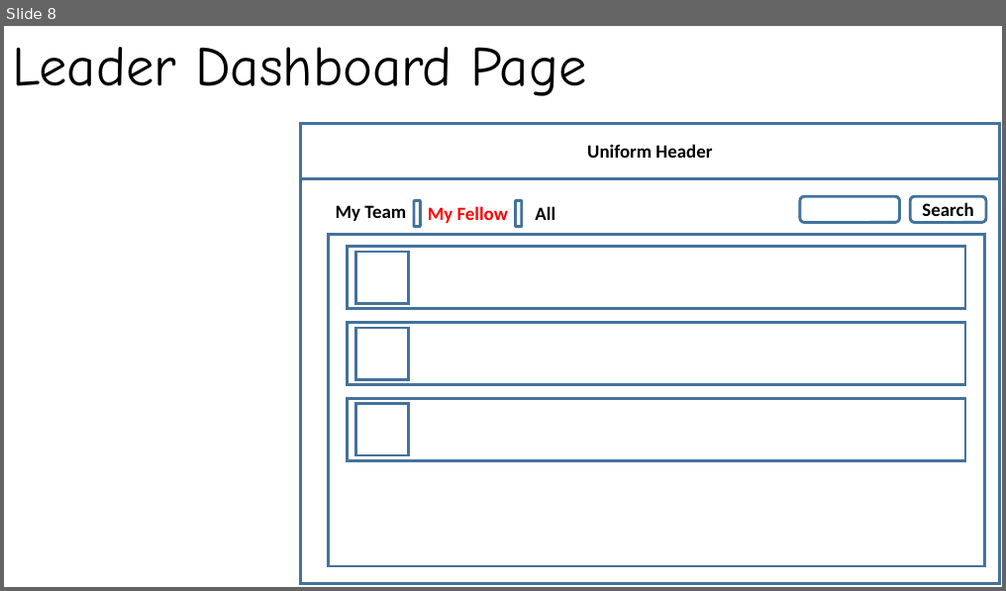
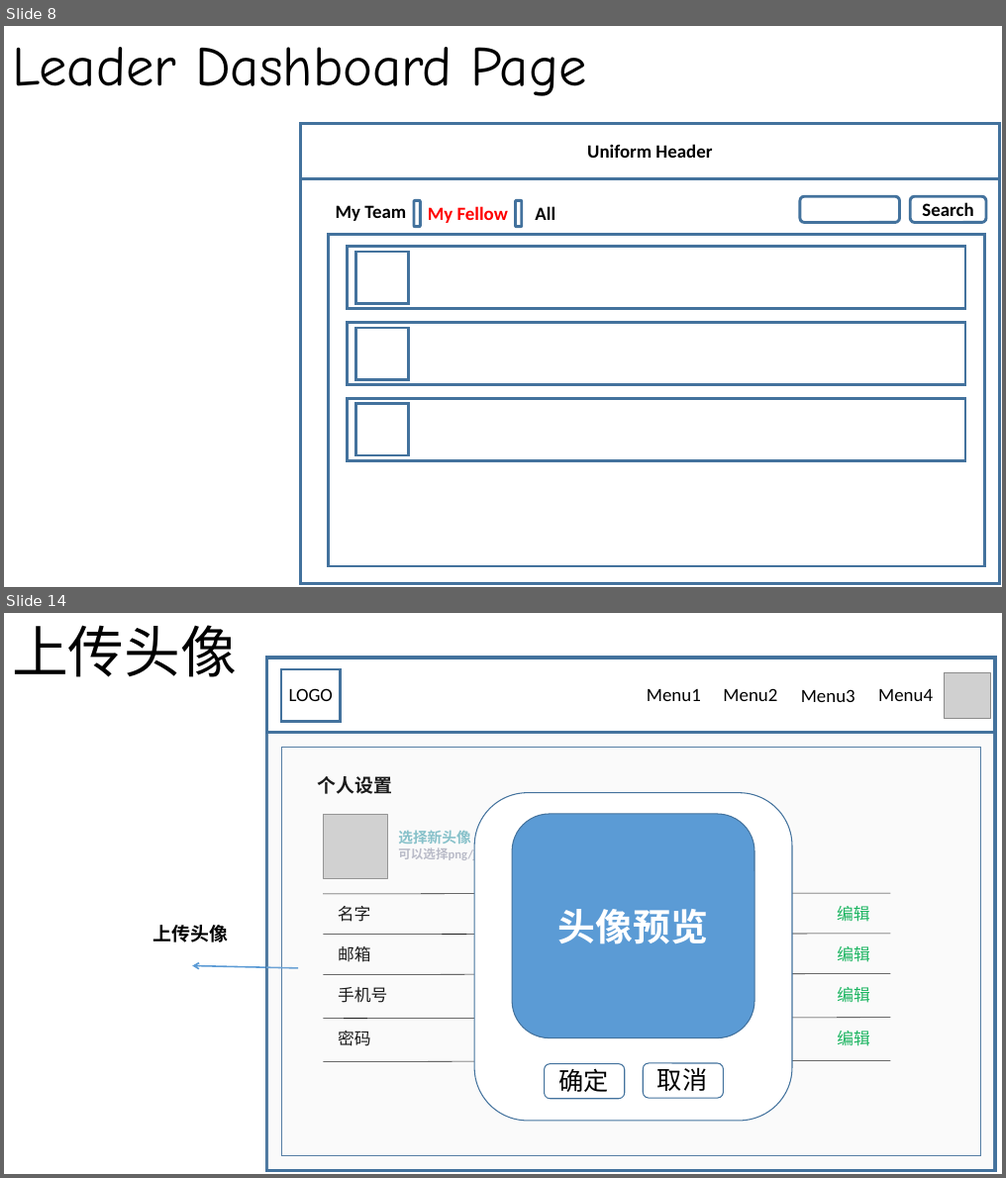
Before and after one commit to Aiyoumi-FE/ONE-TEAM, a slide deck: pageDesign.pptx. Shown one above the other, each under a label of ours: slide 8 before the commit, slides 8 and 14 after it; the slides between them are not shown. The pictures are 1006x591 and 1006x1178 pixels, drawn with LibreOffice and Linux fonts; fonts in the diff are those of the drawing; grey boxes stand for pictures. Boxes give left, top, right and bottom in pixels: in the first picture for what was removed or moved away, otherwise in the second. Text is boxed around its words. In the diff, an @@ line names an element or a change of style, - is before the commit and + after.

```diff
--- a/pageDesign.pptx
+++ b/pageDesign.pptx
@@ slide 14 added at (4, 613, 1002, 1174), background #FFFFFF @@
@@ text added at (12, 625, 237, 677), 54 pt, text #000000 @@
+上传头像
@@ group added at (153, 658, 996, 1171): 18 texts, 7 rectangles, 5 lines, 4 rounded rectangles, 2 pictures, 1 arrow @@
+LOGO
+Menu1
+Menu2
+Menu3
+Menu4
+个人设置
+上传头像
+选择新头像
+可以选择png/jpg图片作为头像
+名字
+编辑
+邮箱
+编辑
+手机号
+编辑
+密码
+编辑
+头像预览
+确定
+取消
```
Also in this commit, not shown: 1 slide changed, 12 other slides added, 1 slide removed.
